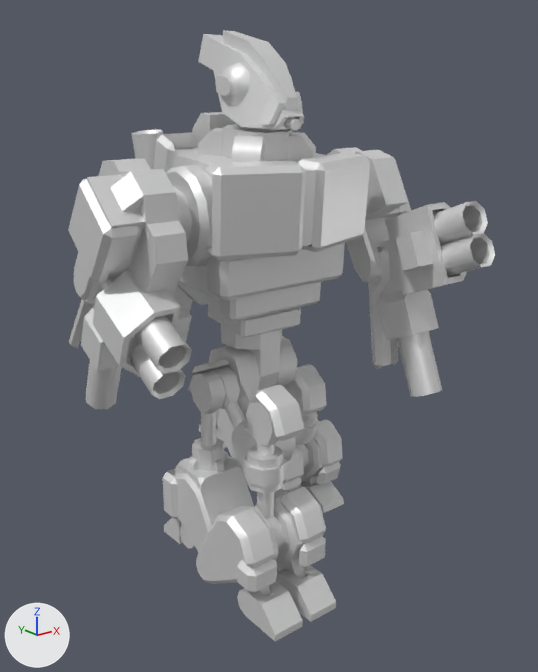
The glTF model glb/corkorg.glb, before and after one commit.
Camera for both pictures: a 50 mm camera at (-122.6, -161.9, 124.3) aimed at (1.9, -6.3, 62.1). The axes (+X, +Y, +Z) are drawn at lower left. The lights are the same throughout. The picture after the commit comes second. Both versions are drawn at frame 21 of the action 'Fire_1'; the numbers are the values there.

The first picture shows 'head', 'hips', 'larm', 'lfoot', 'lleg', 'luparm', 'rarm', 'rfoot', 'rleg', 'rtoes', 'ruparm', 'torso' and 5 more.
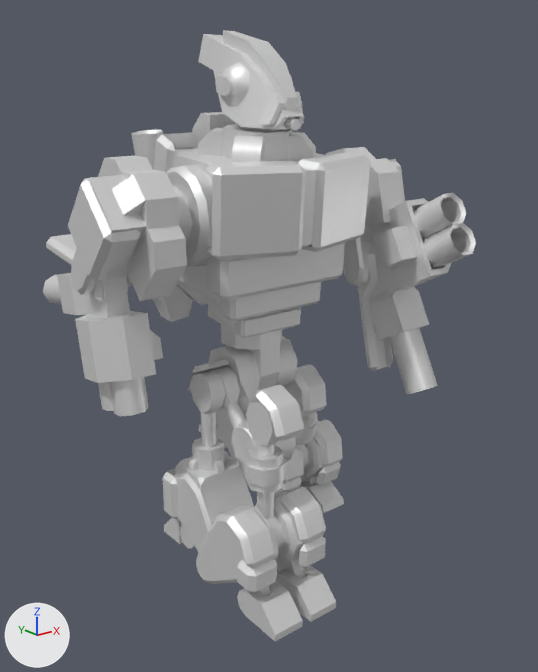
Location of each change, [x1, y1, x2, y2] in pixels of the pictures (538 x 672 px):
'larm', turned
    before: [368, 201, 495, 397]
    after: [357, 193, 476, 394]
'rarm', turned
    before: [69, 271, 192, 409]
    after: [43, 234, 163, 416]
'ruparm', turned
    before: [68, 158, 192, 301]
    after: [68, 156, 192, 301]
'luparm', turned
    before: [327, 147, 411, 283]
    after: [326, 147, 405, 286]

What the commit changed:
Object 'ruparm' (ob_ruparm) turns from (6, 0, 0) to (11, 0, 0) degrees about x, y and z.
Object 'rarm' (ob_rarm) turns from (-104, 0, 0) to (-55, 0, 0) degrees about x, y and z.
Object 'luparm' (ob_luparm) turns from (0, 0, 0) to (15, 0, 0) degrees about x, y and z.
Object 'larm' (ob_larm) turns from (-84, 0, 0) to (-105, 0, 0) degrees about x, y and z.
